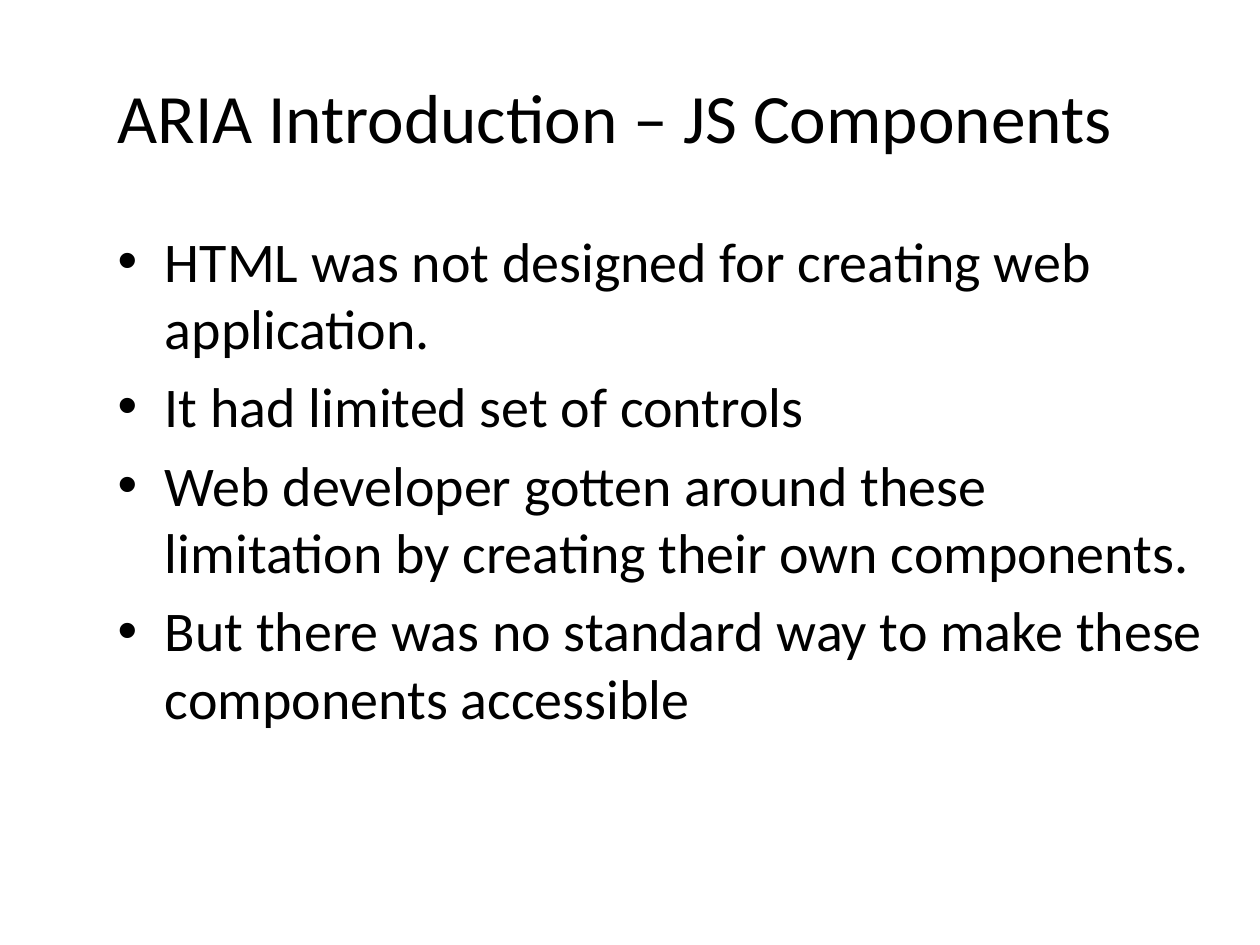
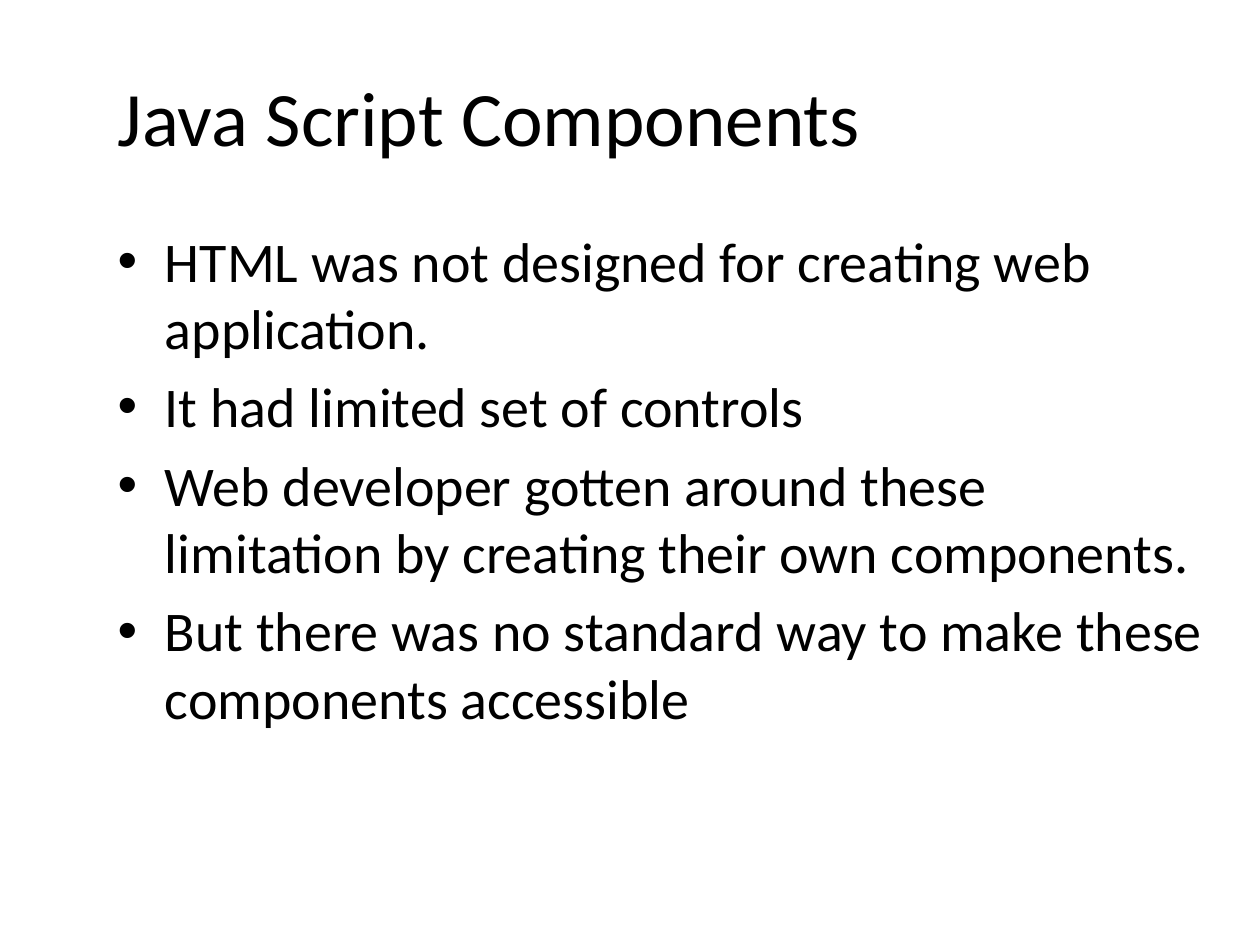
Before and after one commit to punchouty/accessibility, a slide deck: slide 5 of ppt/aria.pptx (slide 6 before the commit). Drawn at 1260x945 pixels with LibreOffice and Linux fonts; fonts in the diff are those of the drawing; background and template pictures are left out. Boxes give left, top, right and bottom in pixels: in the first picture for what was removed or moved away, otherwise in the second. Text is boxed around its words. In the diff, an @@ line names an element or a change of style, - is before the commit and + after.

Commit message:
Minor modification in ARIA ppt

```diff
--- a/ppt/aria.pptx
+++ b/ppt/aria.pptx
@@ title at (118, 93, 859, 159): text changed; size 39.6 to 44 pt @@
-ARIA Introduction – JS Components
+Java Script Components
```
Also in this commit, not shown: 4 other slides changed, 7 slides added, 3 other files.
